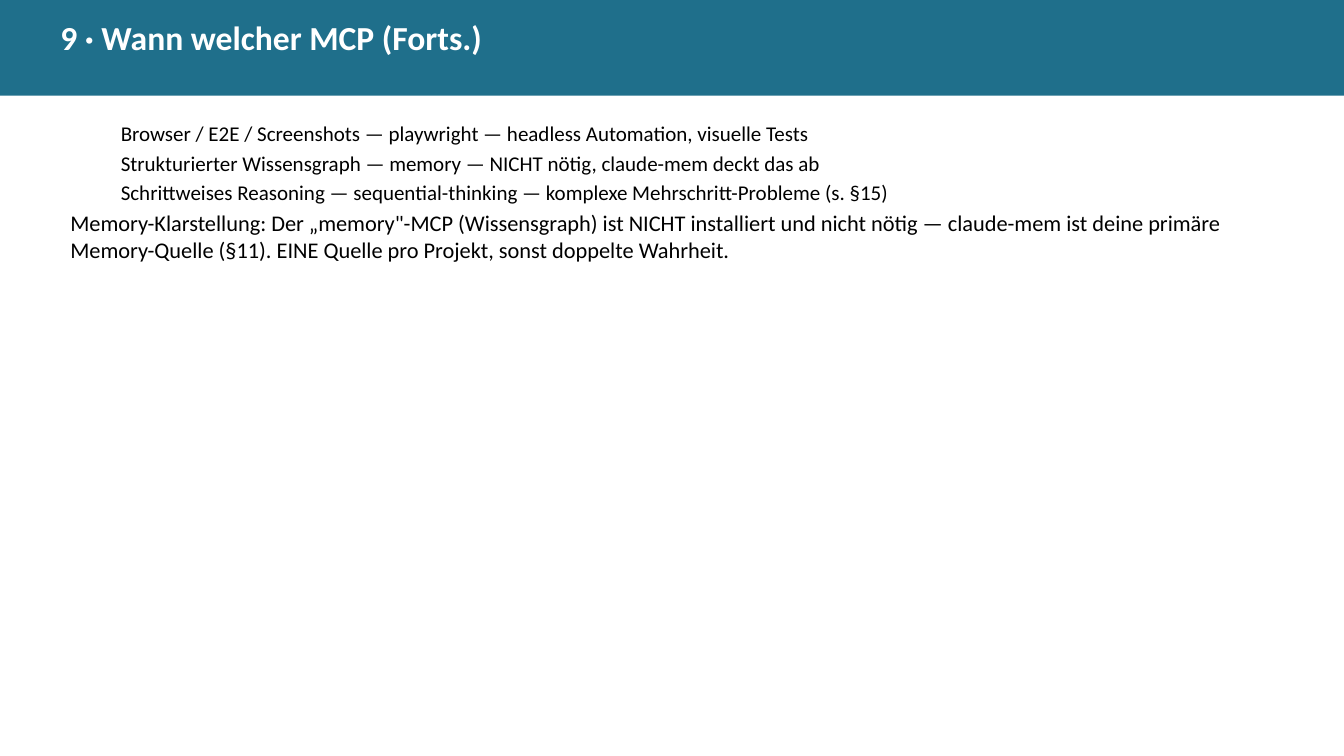
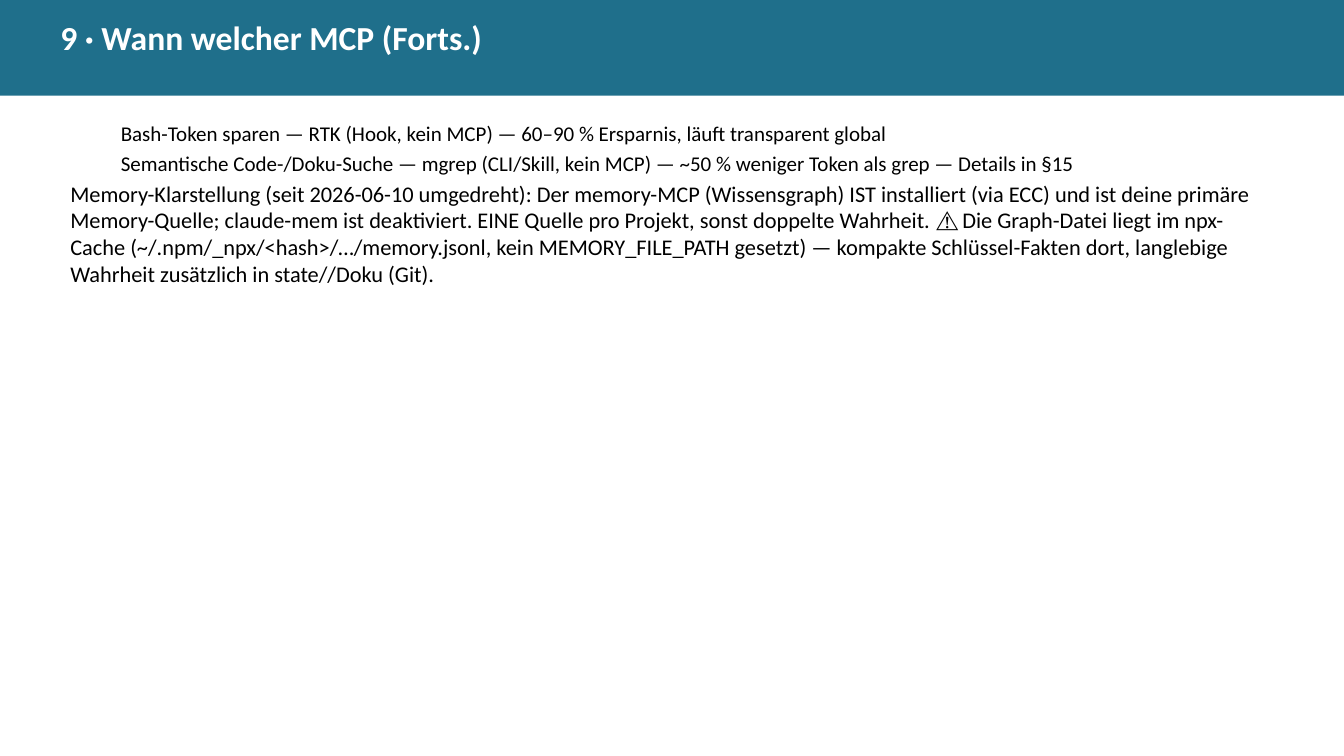
Before and after one commit to Paulee8155/Claude-Code-BestPractice, a slide deck: slide 16 of docs/ECC-Harness-Guide.de.pptx. Drawn at 1344x756 pixels with LibreOffice and Linux fonts; fonts in the diff are those of the drawing. Boxes give left, top, right and bottom in pixels: in the first picture for what was removed or moved away, otherwise in the second. Text is boxed around its words. In the diff, an @@ line names an element or a change of style, - is before the commit and + after.

```diff
--- a/docs/ECC-Harness-Guide.de.pptx
+++ b/docs/ECC-Harness-Guide.de.pptx
@@ text at <box>70,126,1249,285</box>: text changed; size 15 to 16 pt @@
-  Browser / E2E / Screenshots — playwright — headless Automation, visuelle Tests
-  Strukturierter Wissensgraph — memory — NICHT nötig, claude-mem deckt das ab
-  Schrittweises Reasoning — sequential-thinking — komplexe Mehrschritt-Probleme (s. §15)
-Memory-Klarstellung: Der „memory"-MCP (Wissensgraph) ist NICHT installiert und nicht nötig — claude-mem ist deine primäre Memory-Quelle (§11). EINE Quelle pro Projekt, sonst doppelte Wahrheit.
+  Bash-Token sparen — RTK (Hook, kein MCP) — 60–90 % Ersparnis, läuft transparent global
+  Semantische Code-/Doku-Suche — mgrep (CLI/Skill, kein MCP) — ~50 % weniger Token als grep — Details in §15
+Memory-Klarstellung (seit 2026-06-10 umgedreht): Der memory-MCP (Wissensgraph) IST installiert (via ECC) und ist deine primäre Memory-Quelle; claude-mem ist deaktiviert. EINE Quelle pro Projekt, sonst doppelte Wahrheit. ⚠️ Die Graph-Datei liegt im npx-Cache (~/.npm/_npx/<hash>/…/memory.jsonl, kein MEMORY_FILE_PATH gesetzt) — kompakte Schlüssel-Fakten dort, langlebige Wahrheit zusätzlich in state//Doku (Git).
```
Also in this commit, not shown: 22 other slides changed, 18 other files.
